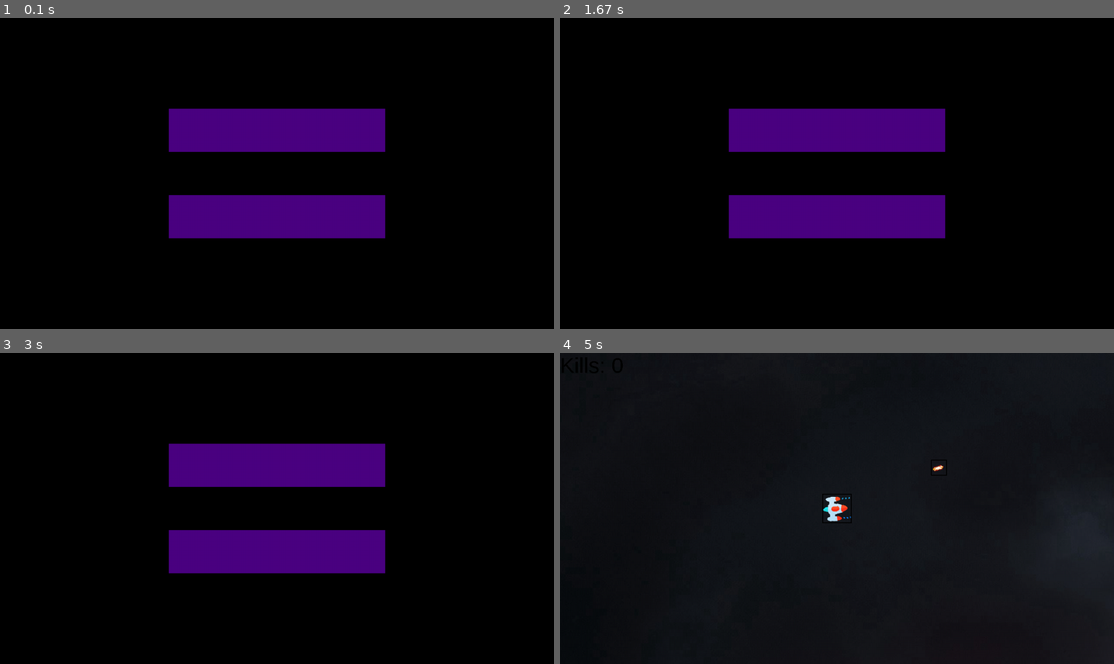
Above: before the commit, frames 1-4 (two rows, left to right).
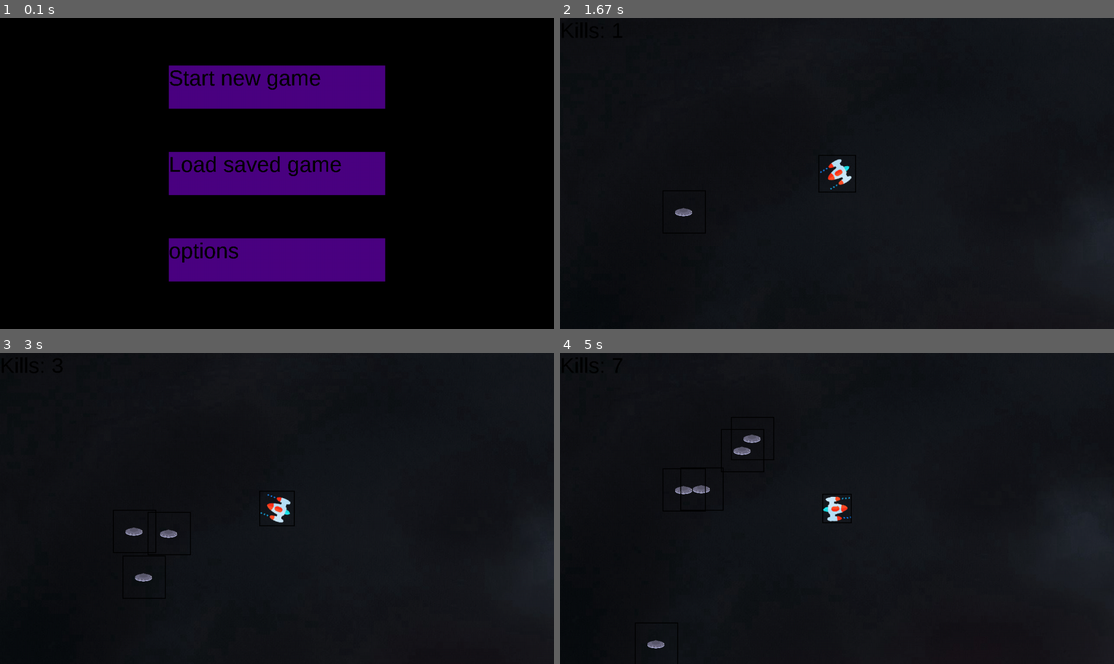
Above: after the commit, the same moments.

Repository: AndreCorreaSantos/Jogo-Pygame
Game: pygame game, started from Main.py
Same seed, same stepped clock (60 frames per second), same inputs: the game is played once before the commit and once after it.
Inputs (mouse positions are in pixels of both pictures, inside the frame that each line leads up to):
- Up to frame 1 (0.1 s): no input
- Up to frame 2 (1.67 s): click (837, 86) at 0.38 s, where only the run after the commit has a clickable "Start new game"; hold D 0.67-1.13 s; move the mouse to (1014, 164) at 0.7 s; hold W 1.17-1.47 s; move the mouse to (704, 176) at 1.2 s; click (665, 245) at 1.55 s
- Up to frame 3 (3 s): hold D 1.83-2.3 s; click (481, 617) at 1.92 s; hold A 2.33-2.87 s; click (132, 393) at 2.42 s; hold S from 2.9 s (still down); click (144, 446) at 2.98 s
- Up to frame 4 (5 s): release S at 3.2 s; hold A 3.23-3.63 s; click (842, 539) at 3.32 s; hold W 3.67-4.03 s; click (820, 455) at 3.75 s; hold D 4.07-4.7 s; click (981, 558) at 4.15 s; hold S from 4.73 s (still down); click (947, 483) at 4.82 s

The runs differ from the first frame. In frame 1, 26% of the frame differs, in the area x 30-70%, y 15-85%; in frame 2, 45%, in the area x 6-100%, y 0-100%; in frame 3, 42%; in frame 4, 0.4%.

Commit message:
Update Menu

Diff:
--- a/Main.py
+++ b/Main.py
@@ -37,25 +37,53 @@
 conta_kills = 0
 click = False
 start = False
+menu = True
+pygame.font.init()
+myfont = pygame.font.SysFont("Arial",50)
+
 
 while running:
-    #inicializando clock que cuida do fps
     background.fill((0,0,0))
     screen.blit(background,(0,0))
-    #construindo menu
-    button_width = 500
-    button_height = 100
-    mx,my = pygame.mouse.get_pos()
-    button1 = pygame.Rect(width/2-button_width/2,height/2-button_height/2-100,button_width,button_height)
-    button2 = pygame.Rect(width/2-button_width/2,height/2-button_height/2+100,button_width,button_height)
-    if button1.collidepoint((mx,my)):
-        if click:
-            start = True
-    if button2.collidepoint((mx,my)):
-        if click:
-            pass
-    pygame.draw.rect(screen,(75, 0, 130),button1)
-    pygame.draw.rect(screen,(75, 0, 130),button2)
+    if menu:
+        #construindo menu
+        button_width = 500
+        button_height = 100
+
+        button1_x = width/2-button_width/2
+        button1_y = height/2-button_height/2 - 200
+
+        button2_x = button1_x
+        button2_y = button1_y + 200
+
+        button3_x = button1_x
+        button3_y = button2_y + 200
+
+        text_1 = myfont.render("Start new game",False,(0,0,0))
+        text_2 = myfont.render("Load saved game",False,(0,0,0))
+        text_3 = myfont.render("options",False,(0,0,0))
+
+        mx,my = pygame.mouse.get_pos()
+        button1 = pygame.Rect(button1_x,button1_y,button_width,button_height)
+        button2 = pygame.Rect(button2_x,button2_y,button_width,button_height)
+        button3 = pygame.Rect(button3_x,button3_y,button_width,button_height)
+        if button1.collidepoint((mx,my)):
+            if click:
+                start = True
+                menu = False
+        if button2.collidepoint((mx,my)):
+            if click:
+                pass
+        if button3.collidepoint((mx,my)):
+            if click:
+                pass
+        pygame.draw.rect(screen,(75, 0, 130),button1)
+        pygame.draw.rect(screen,(75, 0, 130),button2)
+        pygame.draw.rect(screen,(75, 0, 130),button3)
+
+        screen.blit(text_1,(button1_x,button1_y))
+        screen.blit(text_2,(button2_x,button2_y))
+        screen.blit(text_3,(button3_x,button3_y))
 
     #checando quit
     for event in pygame.event.get():
@@ -133,8 +161,6 @@
         if conta_kills > 100:
             mapa = mapa3
 
-        pygame.font.init()
-        myfont = pygame.font.SysFont("Arial",50)
         textsurface = myfont.render("Kills: {}".format(conta_kills),False,(0,0,0))
         screen.blit(textsurface,(0,0))
 
